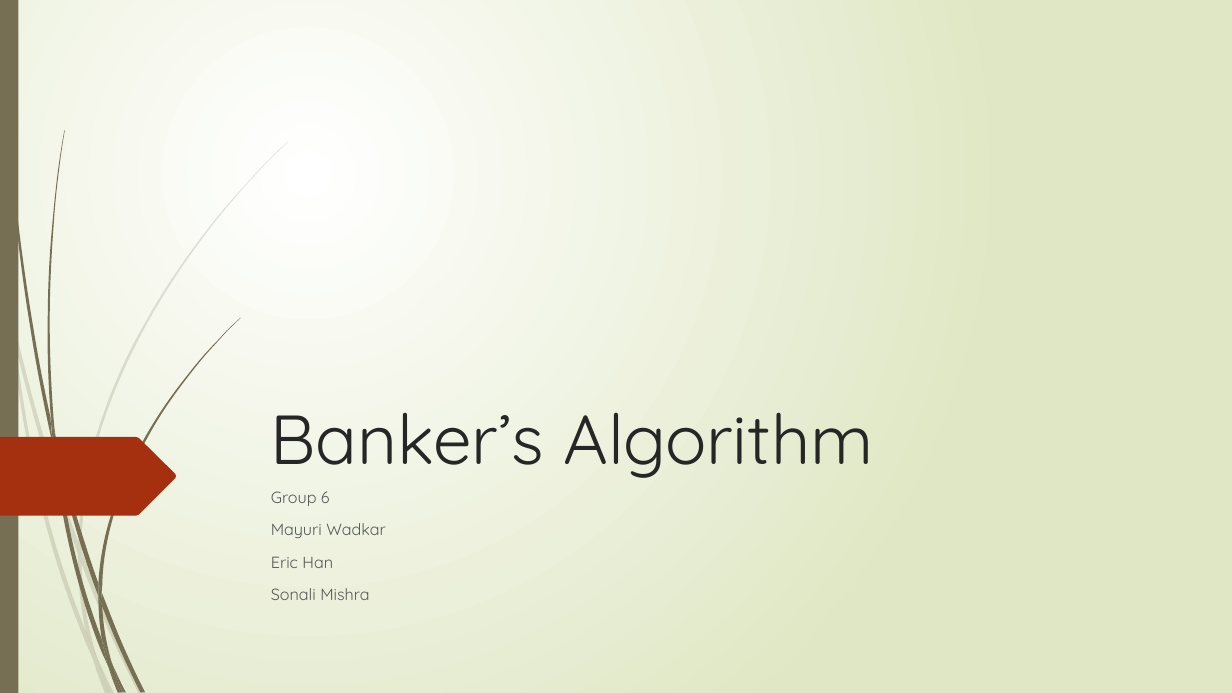
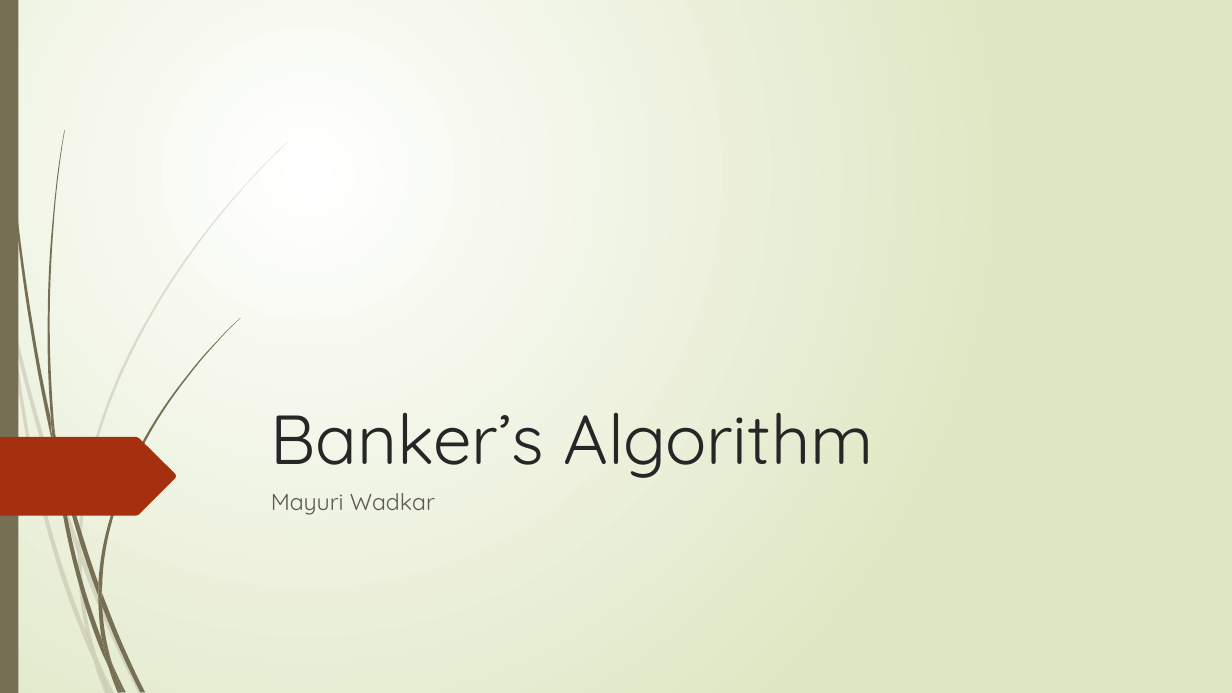
Before and after one commit to Mayuri-Wad-012447851/Distributed-Computing, a slide deck: slide 1 of Banker's algorithm presentation/Banker's Algorithm.pptx. Drawn at 1232x693 pixels with LibreOffice and Linux fonts; fonts in the diff are those of the drawing. Boxes give left, top, right and bottom in pixels: in the first picture for what was removed or moved away, otherwise in the second. Text is boxed around its words. In the diff, an @@ line names an element or a change of style, - is before the commit and + after.

Commit message:
update

```diff
--- a/Banker's algorithm presentation/Banker's Algorithm.pptx
+++ b/Banker's algorithm presentation/Banker's Algorithm.pptx
@@ subtitle "Mayuri Wadkar" at (271, 493, 435, 515): size 12.6 to 18 pt @@
@@ subtitle at (271, 491, 330, 506): paragraph removed @@
-Group 6
@@ subtitle at (271, 556, 369, 600): paragraphs removed @@
-Eric Han
-Sonali Mishra
```
